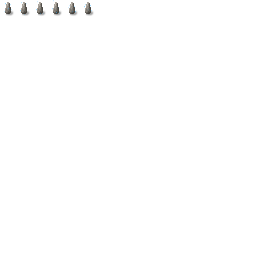
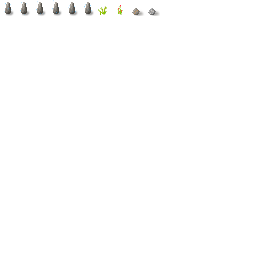
Layer changes from the first 256px x 256px image to the second:
painted on "Foreground" over <box>100,5,156,15</box>
painted on "Shade" over <box>98,7,160,16</box>
